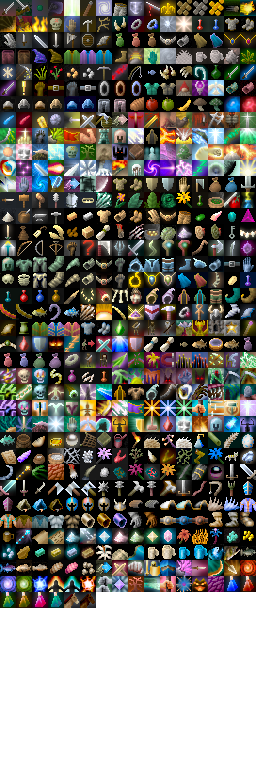
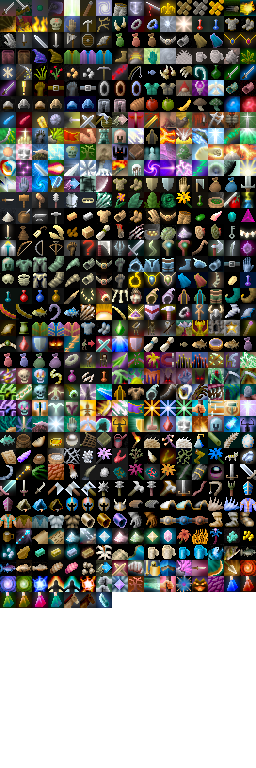
Revision of a layered 256 × 768 image; what changed, layer by layer:
painted on "Background" over [99, 591, 109, 607]
painted on "shade" over [96, 592, 112, 608]
